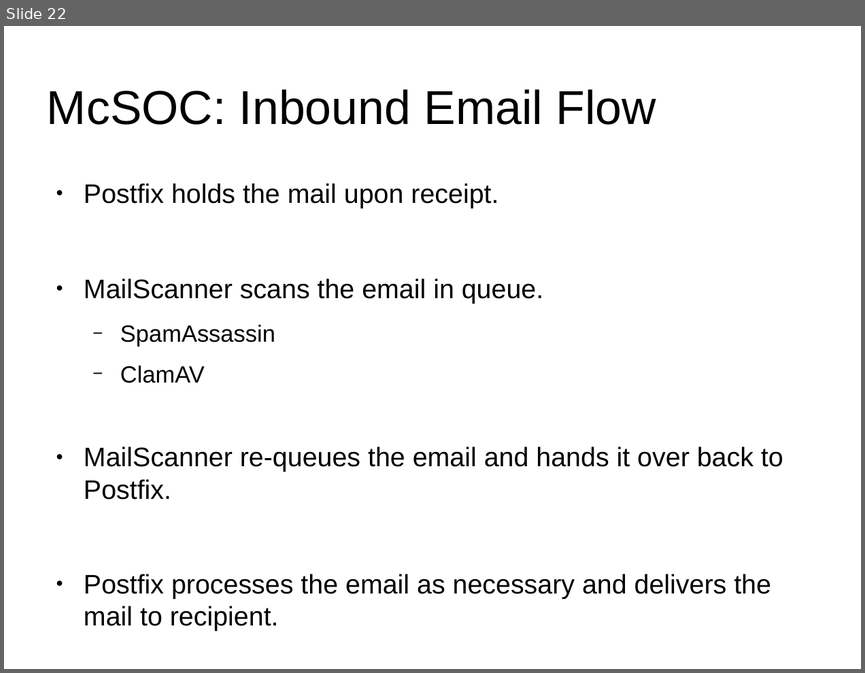
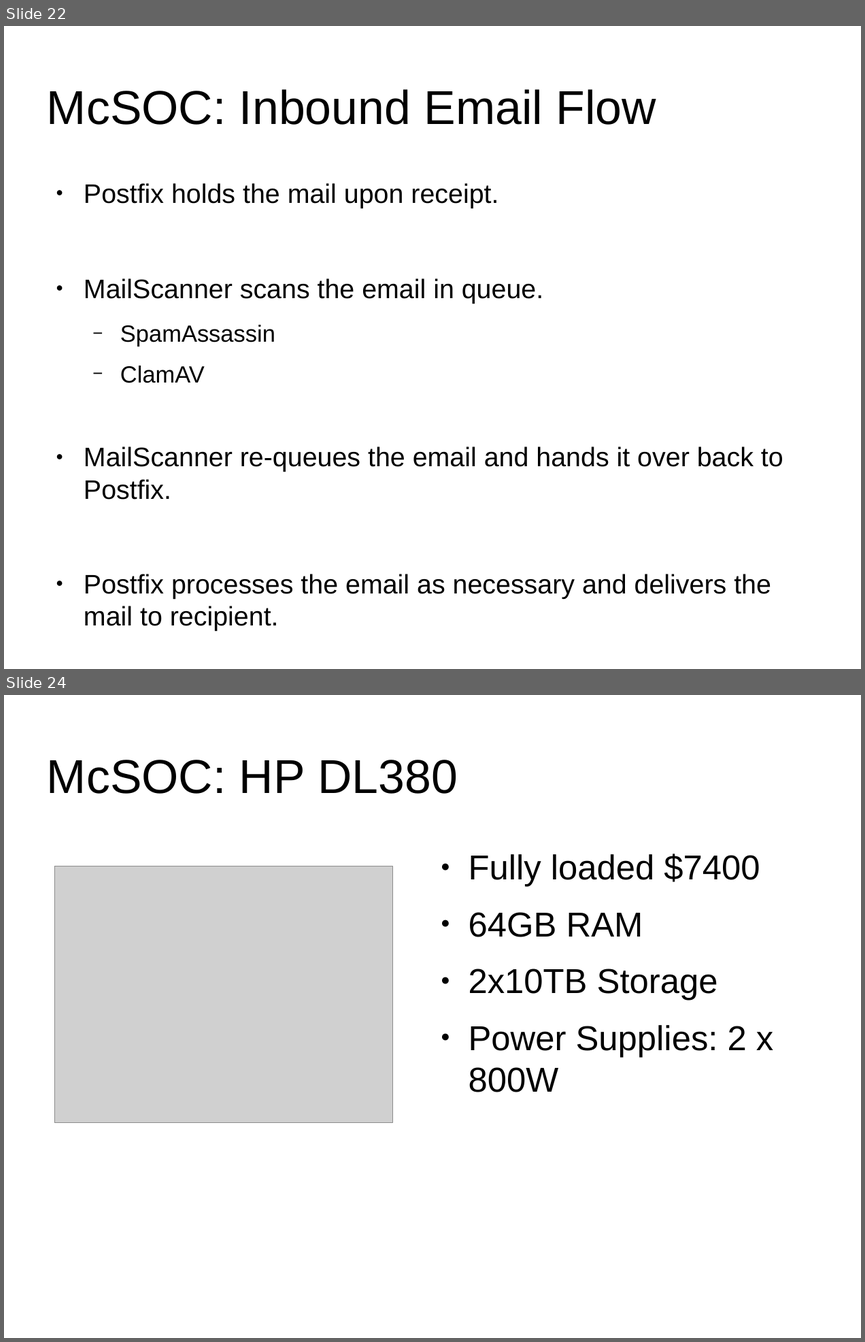
Before and after one commit to cyberxml/mcsoc, a slide deck: docs/McSOC Presentation.odp. Shown one above the other, each under a label of ours: slide 22 before the commit, slides 22 and 24 after it; the slides between them are not shown. The pictures are 865x673 and 865x1342 pixels, drawn with LibreOffice and Linux fonts; fonts in the diff are those of the drawing; grey boxes stand for pictures. Boxes give left, top, right and bottom in pixels: in the first picture for what was removed or moved away, otherwise in the second. Text is boxed around its words. In the diff, an @@ line names an element or a change of style, - is before the commit and + after.

```diff
--- a/docs/McSOC Presentation.odp
+++ b/docs/McSOC Presentation.odp
@@ slide 24 added at box(4, 695, 861, 1338), background #FFFFFF @@
@@ title added at box(47, 760, 458, 794), 44 pt, text #000000 @@
+McSOC: HP DL380
@@ text added at box(468, 853, 773, 1092), 32 pt, text #000000 @@
+● Fully loaded $7400
+● 64GB RAM
+● 2x10TB Storage
+● Power Supplies: 2 x 800W
@@ picture added at box(54, 866, 393, 1123) @@
```
Also in this commit, not shown: 4 other slides added, 21 other files.
